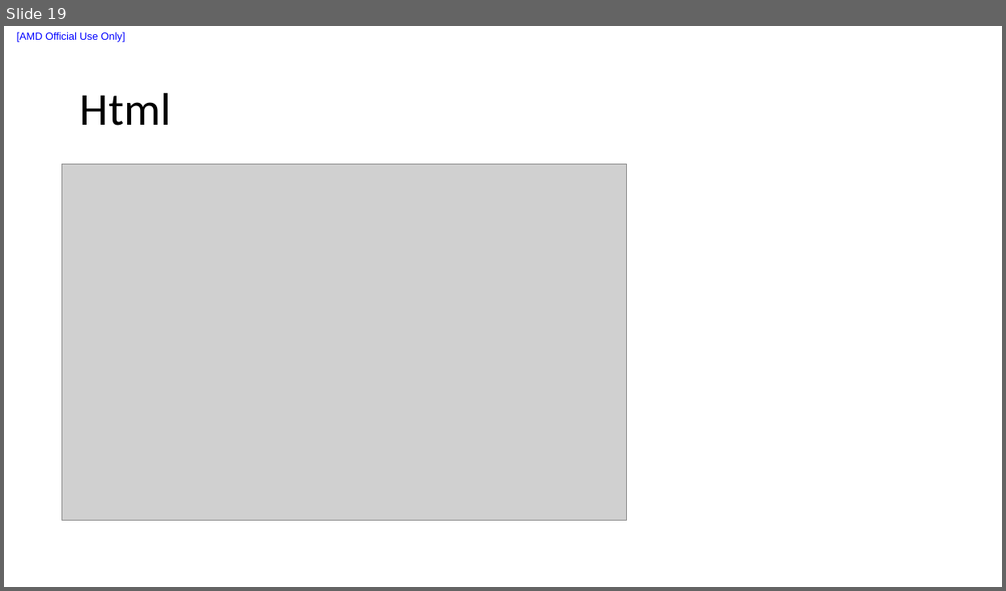
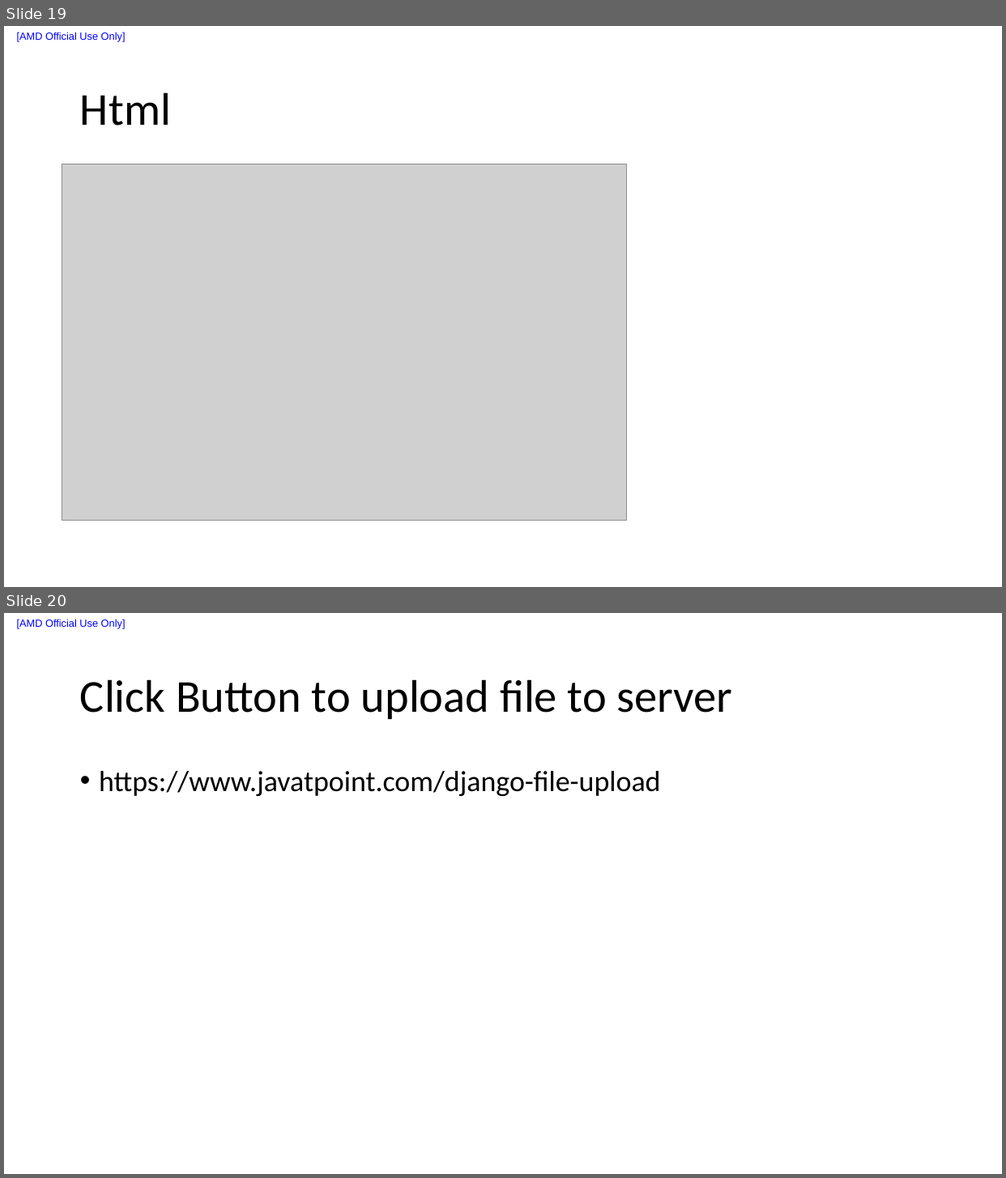
Before and after one commit to liuxu-github-ui/Django, a slide deck: Create new app.pptx. Shown one above the other, each under a label of ours: slide 19 before the commit, slides 19 and 20 after it. The pictures are 1006x591 and 1006x1178 pixels, drawn with LibreOffice and Linux fonts; fonts in the diff are those of the drawing; grey boxes stand for pictures. Boxes give left, top, right and bottom in pixels: in the first picture for what was removed or moved away, otherwise in the second. Text is boxed around its words. In the diff, an @@ line names an element or a change of style, - is before the commit and + after.

```diff
--- a/Create new app.pptx
+++ b/Create new app.pptx
@@ slide 20 added at bbox=[4, 613, 1002, 1174], background #FFFFFF; not listed: 1 template element that a slide beside it also shows @@
@@ title added at bbox=[80, 679, 733, 719], 44 pt, text #000000 @@
+Click Button to upload file to server
@@ text added at bbox=[99, 771, 661, 796], 28 pt, text #000000 @@
+• https://www.javatpoint.com/django-file-upload
```
Also in this commit, not shown: 1 other slide added.
